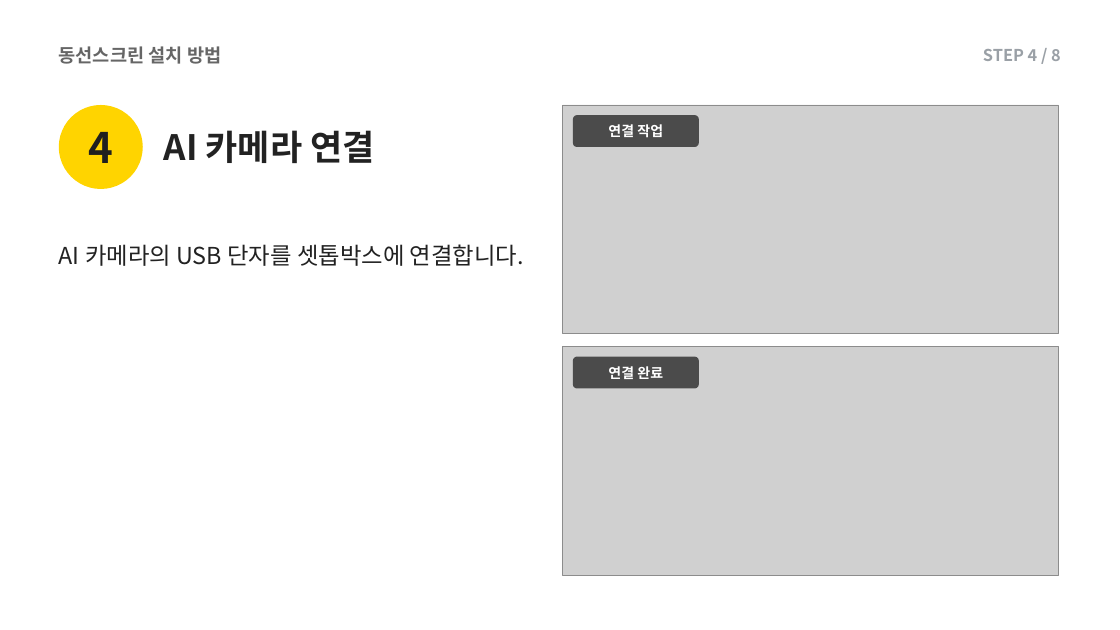
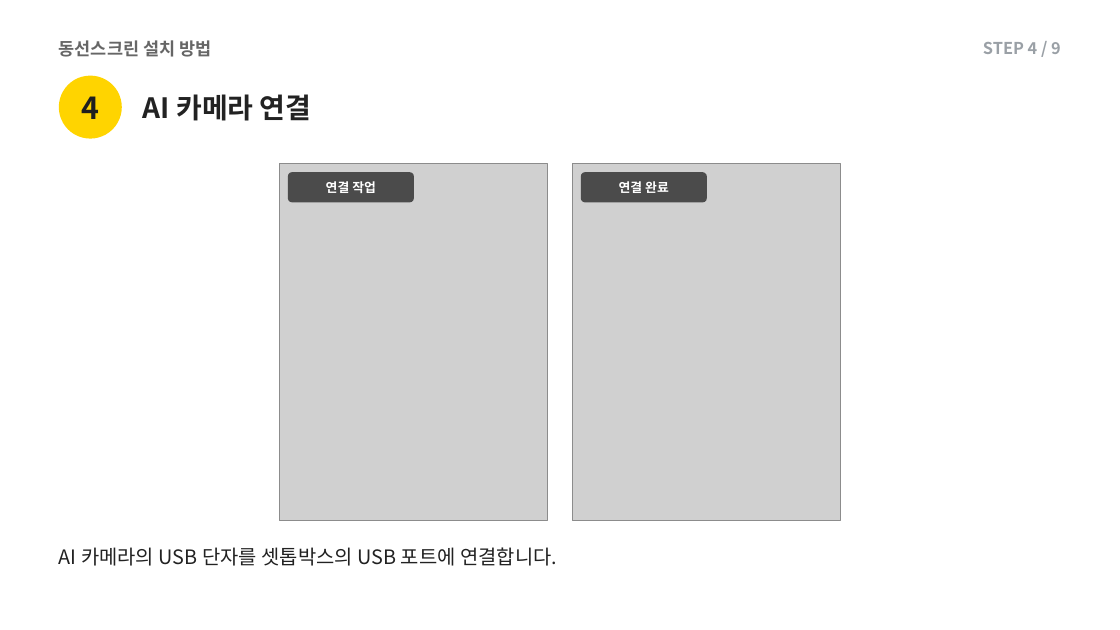
Before and after one commit to alsdn2947/ars, a slide deck: slide 7 of 이마트_AI카메라_설치매뉴얼.pptx. Drawn at 1120x630 pixels with LibreOffice and Linux fonts; fonts in the diff are those of the drawing; grey boxes stand for pictures. Boxes give left, top, right and bottom in pixels: in the first picture for what was removed or moved away, otherwise in the second. Text is boxed around its words. In the diff, an @@ line names an element or a change of style, - is before the commit and + after.

```diff
--- a/이마트_AI카메라_설치매뉴얼.pptx
+++ b/이마트_AI카메라_설치매뉴얼.pptx
@@ text "동선스크린 설치 방법" at box(59, 40, 211, 57): size 16 to 15 pt @@
@@ text at box(983, 42, 1061, 54): text changed @@
-STEP 4 / 8
+STEP 4 / 9
@@ text "4": place and size @@
-text "4" at box(88, 132, 113, 163)
+text "4" at box(81, 96, 99, 119)
@@ text "4" at box(81, 96, 99, 119): size 36 to 26 pt @@
@@ ellipse: place and size @@
-ellipse at box(59, 105, 143, 189)
+ellipse at box(59, 76, 122, 139)
@@ text "AI 카메라 연결": place and size @@
-text "AI 카메라 연결" at box(164, 130, 374, 163)
+text "AI 카메라 연결" at box(143, 94, 312, 121)
@@ text "AI 카메라 연결" at box(143, 94, 312, 121): size 30 to 24 pt @@
@@ picture removed at box(563, 105, 1059, 334) @@
@@ picture added at box(280, 164, 548, 521) @@
@@ text "연결 작업": place and size @@
-text "연결 작업" at box(608, 124, 663, 138)
+text "연결 작업" at box(326, 181, 376, 193)
@@ text "연결 작업" at box(326, 181, 376, 193): size 12 to 11 pt @@
@@ rounded rectangle at box(288, 172, 414, 202): proportions changed @@
@@ rounded rectangle: place and size @@
-rounded rectangle at box(573, 357, 699, 389)
+rounded rectangle at box(288, 172, 414, 202)
@@ picture added at box(573, 164, 841, 521) @@
@@ text "연결 완료" at box(619, 181, 669, 193): size 12 to 11 pt @@
@@ text "연결 완료": place and size @@
-text "연결 완료" at box(608, 366, 663, 379)
+text "연결 완료" at box(619, 181, 669, 193)
@@ rounded rectangle: place and size @@
-rounded rectangle at box(573, 115, 699, 147)
+rounded rectangle at box(581, 172, 707, 202)
@@ rounded rectangle at box(581, 172, 707, 202): proportions changed @@
@@ picture removed at box(563, 346, 1059, 576) @@
@@ text at box(59, 547, 557, 566): text changed; size 20 to 17 pt @@
-AI 카메라의 USB 단자를 셋톱박스에 연결합니다.
+AI 카메라의 USB 단자를 셋톱박스의 USB 포트에 연결합니다.
```
Also in this commit, not shown: 17 other slides changed, 5 slides added, 1 slide removed.
